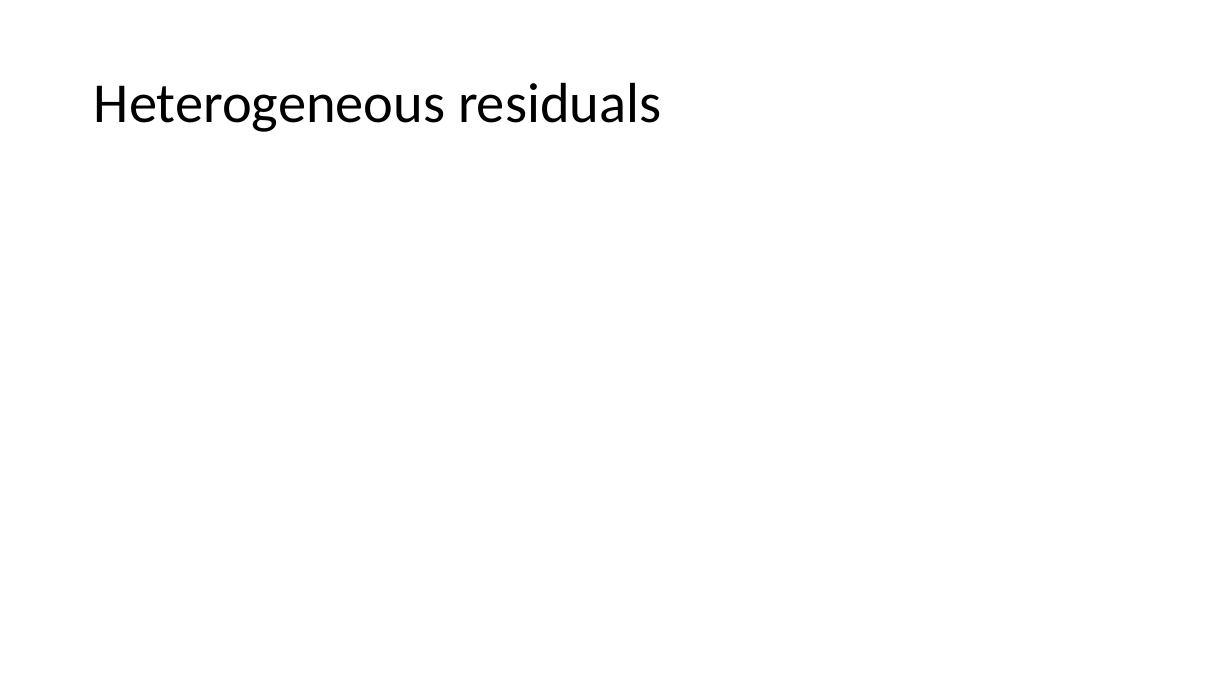
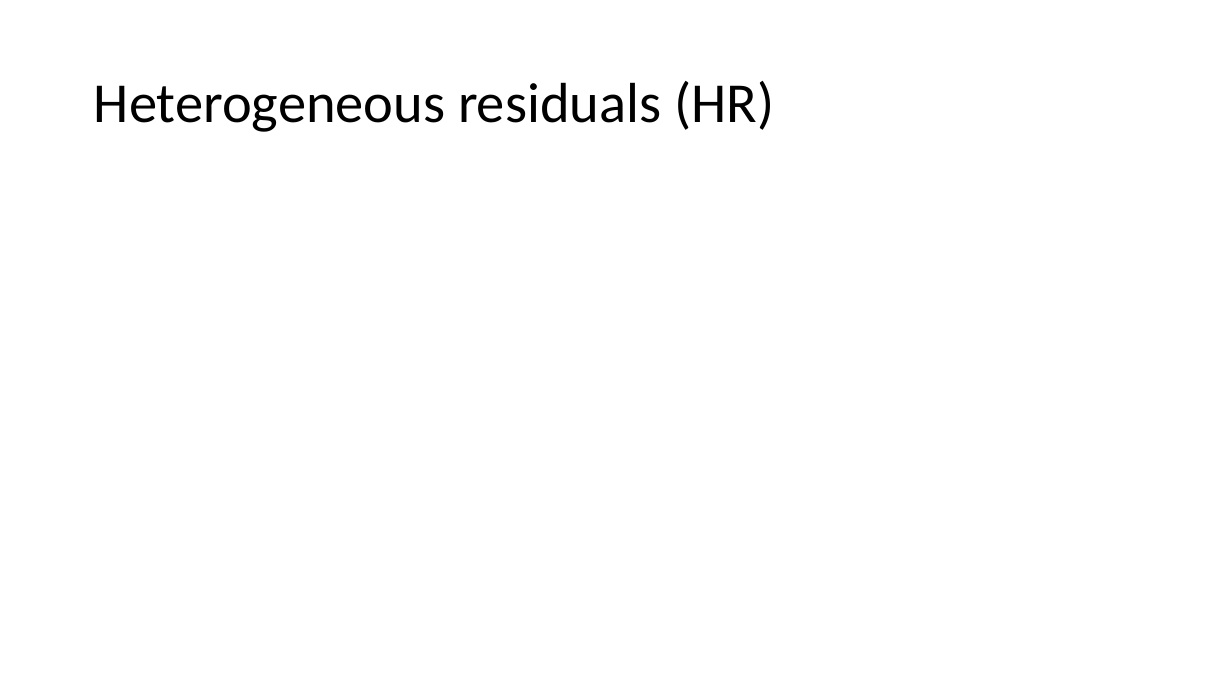
Before and after one commit to shoepaladin/causalinference_crashcourse, a slide deck: slide 13 of 5 HTE Models.pptx. Drawn at 1232x693 pixels with LibreOffice and Linux fonts; fonts in the diff are those of the drawing; grey boxes stand for pictures. Boxes give left, top, right and bottom in pixels: in the first picture for what was removed or moved away, otherwise in the second. Text is boxed around its words. In the diff, an @@ line names an element or a change of style, - is before the commit and + after.

```diff
--- a/5 HTE Models.pptx
+++ b/5 HTE Models.pptx
@@ title at (94,81,774,132): text changed @@
-Heterogeneous residuals
+Heterogeneous residuals (HR)
```
Also in this commit, not shown: 2 other slides changed, 1 slide added, 2 other files.
